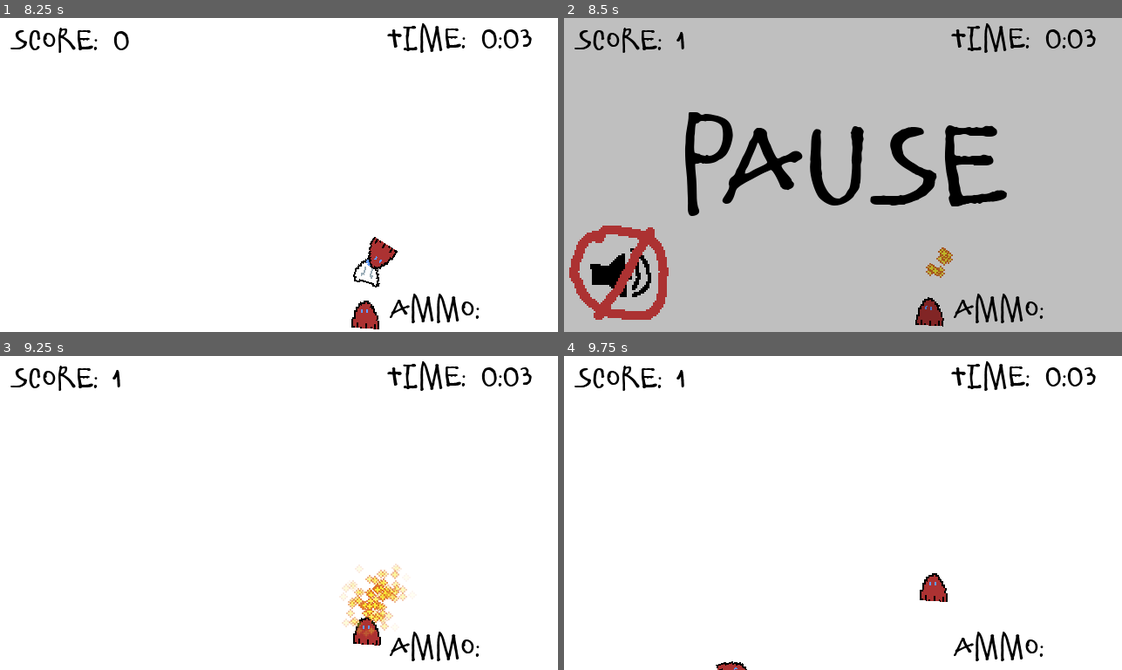
Above: before the commit, frames 1-4 (two rows, left to right).
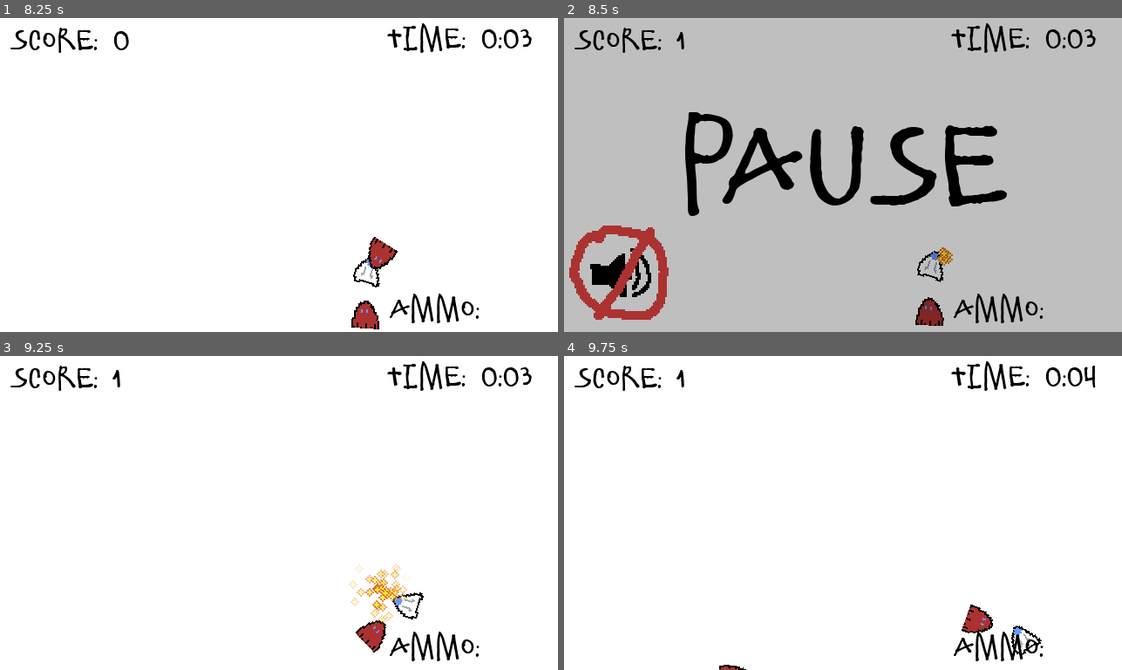
Above: after the commit, the same moments.

Repository: qbradq/gwj44
Game: Godot game, scene res://Scenes/UI/Splash.tscn
Same seed, same stepped clock (60 frames per second), same inputs: the game is played once before the commit and once after it. Sound files missing from this copy of the repository are replaced by a short silence.
Inputs (mouse positions are in pixels of both pictures, inside the frame that each line leads up to):
- Up to frame 1 (8.25 s): tap Enter (ui_accept) at 0.5, 0.77, 2.27, 2.75, 3.77, 4.25, 4.52, 5.75, 6.02, 6.5, 7.52, 8 s; move the mouse to (401, 159) at 0.52 s; hold Right (ui_right) 0.53-1.25 s; click (401, 159) at 0.67 s; click "START" at 1.25 s; move the mouse to (167, 190) at 2.02 s; hold Down (ui_down) 2.03-2.78 s; move the mouse to (334, 105) at 2.77 s; hold Right (ui_right) 2.78-3.53 s; move the mouse to (251, 237) at 3.52 s; hold Up (ui_up) 3.53-4.28 s; click (251, 237) at 3.67 s; move the mouse to (446, 222) at 4.27 s; hold Left (ui_left) 4.28-5 s; click (55, 275) at 5 s; move the mouse to (111, 127) at 5.77 s; hold Left (ui_left) 5.78-6.53 s; move the mouse to (306, 175) at 6.52 s; hold Down (ui_down) 6.53-7.28 s; click (306, 175) at 6.67 s; move the mouse to (195, 96) at 7.27 s; hold Right (ui_right) 7.28-8.03 s; move the mouse to (401, 159) at 8.02 s; hold Up (ui_up) from 8.03 s (still down)
- Up to frame 2 (8.5 s): keep holding Up (ui_up); tap Enter (ui_accept) at 8.27 s
- Up to frame 3 (9.25 s): move the mouse to (167, 528) at 8.77 s; release Up (ui_up) at 8.78 s; hold Right (ui_right) from 8.78 s (still down); click (167, 528) at 8.92 s; tap Enter (ui_accept) at 9.02 s
- Up to frame 4 (9.75 s): move the mouse to (898, 443) at 9.52 s; release Right (ui_right) at 9.53 s; hold Down (ui_down) from 9.53 s (still down)

Frame 1 is identical in both runs. In frame 2, 0.2% of the frame differs, in the area x 63-69%, y 74-99%; in frame 3, 1.0%; in frame 4, 1.0%, in the area x 27-96%, y 3-100%.

Commit message:
Added kill screen

Diff:
--- /dev/null
+++ b/Scenes/Enemy/Killer.tscn
@@ -0,0 +1,9 @@
+[gd_scene load_steps=3 format=2]
+
+[ext_resource path="res://Art/Enemy/killer.png" type="Texture" id=1]
+[ext_resource path="res://Scenes/Enemy/LilMDRito.tscn" type="PackedScene" id=2]
+
+[node name="LilRito" instance=ExtResource( 2 )]
+
+[node name="Sprite" parent="." index="2"]
+texture = ExtResource( 1 )
--- a/Scenes/Level/Level.tscn
+++ b/Scenes/Level/Level.tscn
@@ -11,6 +11,7 @@
 [ext_resource path="res://Scenes/UI/MuteButton.tscn" type="PackedScene" id=9]
 [ext_resource path="res://Scenes/Enemy/Rito.tscn" type="PackedScene" id=10]
 [ext_resource path="res://Scenes/Enemy/MDRito.tscn" type="PackedScene" id=11]
+[ext_resource path="res://Scenes/Enemy/Killer.tscn" type="PackedScene" id=12]
 
 [node name="Level" type="Node2D"]
 script = ExtResource( 4 )
@@ -49,6 +50,11 @@
 enemy_scene = ExtResource( 11 )
 spawn_interval = 5.0
 spawn_delay = 70.0
+
+[node name="Killer" parent="Spawners" instance=ExtResource( 3 )]
+enemy_scene = ExtResource( 12 )
+spawn_interval = 0.05
+spawn_delay = 90.0
 
 [node name="UILayer" type="CanvasLayer" parent="."]
 layer = 2
--- a/Scenes/Player/Player.gd
+++ b/Scenes/Player/Player.gd
@@ -40,6 +40,7 @@
 		$Gun.reset()
 
 func die():
+	return
 	# Play death audio and make it persistent
 	var pa = $PowAudio
 	if pa != null:
Binary file added: Art/Enemy/killer.png
Not shown, added: Art/Enemy/killer.png.import
Not shown: 1 places in Scenes/Level/Level.tscn that only renumber resources
